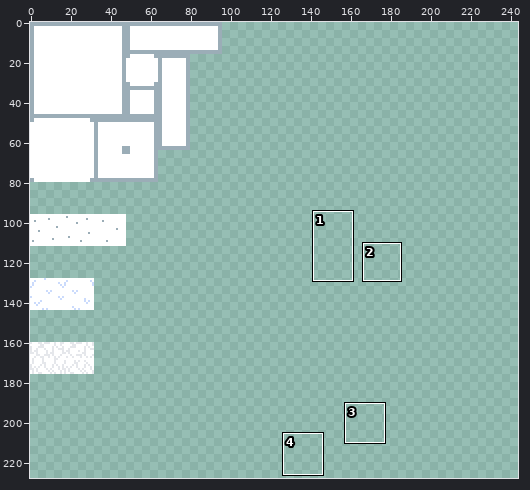
Pixel-art file, stored at Assets/Project/Tiles.aseprite. The picture above shows the old version from afar; the outline marks the close-up.
Close-up. Before the edit:
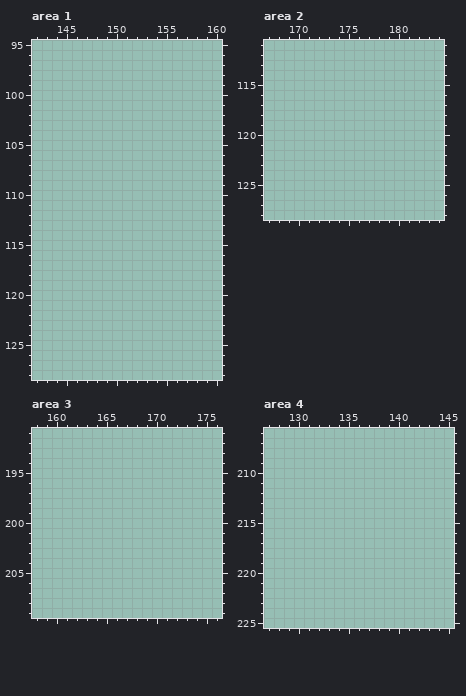
512x512 pixels, 1 frame. Shown: area 1: x 142..160, y 95..128; area 2: x 167..184, y 111..128; area 3: x 158..176, y 191..209; area 4: x 127..145, y 206..225. The wide view leaves out empty margins. The commit also changed other parts of the picture, which this record leaves out.
The same view after the edit:
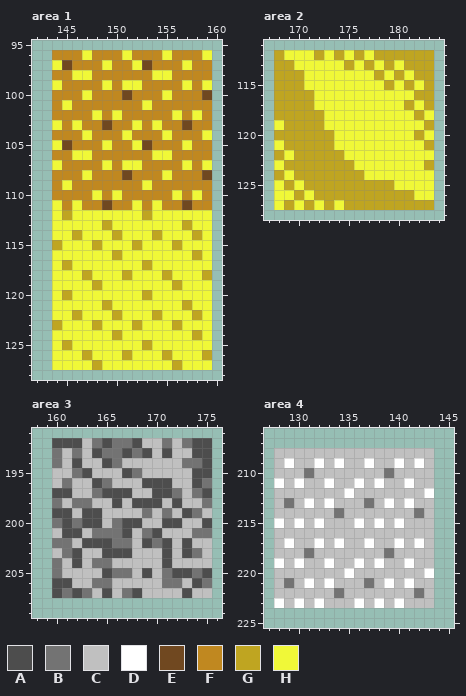
Palette (. is transparent): A #4d4d4d  B #737373  C #c0c0c0  D #ffffff  E #704820  F #c08820  G #bfa521  H #f0f838
Changes in this commit:
layer "Work/Layer 1" added
Area 1, layer "Work/Layer 1":
y 96: x 144..159 ................ -> FFFHFFFHFFFHFFFH
y 97: x 144..159 ................ -> HEFFFHFFHEFFFHFF
y 98: x 144..159 ................ -> FFHHFFFFFFHHFFFF
y 99: x 144..159 ................ -> HFFFFHFHHFFFFHFH
y 100: x 144..159 ................ -> FFFHFFFEFFFHFFFE
y 101: x 144..159 ................ -> FHFFFFFFFHFFFFFF
y 102: x 144..159 ................ -> FFFFHFHFFFFFHFHF
y 103: x 144..159 ................ -> HFHFFEFFHFHFFEFF
y 104: x 144..159 ................ -> FFFHFFFHFFFHFFFH
y 105: x 144..159 ................ -> HEFFFHFFHEFFFHFF
y 106: x 144..159 ................ -> FFHHFFFFFFHHFFFF
y 107: x 144..159 ................ -> HFFFFHFHHFFFFHFH
y 108: x 144..159 ................ -> FFFHFFFEFFFHFFFE
y 109: x 144..159 ................ -> FHFFFFFFFHFFFFFF
y 110: x 144..159 ................ -> FFFFHFHFFFFFHFHF
y 111: x 144..159 ................ -> HFHFFEFFHFHFFEFF
y 112: x 144..159 ................ -> HGHHHHHHHGHHHHHH
y 113: x 144..159 ................ -> HHHHHGHHHHHHHGHH
y 114: x 144..159 ................ -> HHGHHHGHHHGHHHGH
y 115: x 144..159 ................ -> GHHHGHHHGHHHGHHH
y 116: x 144..159 ................ -> HHHHHHGHHHHHHHGH
y 117: x 144..159 ................ -> HGHHHHHHHGHHHHHH
y 118: x 144..159 ................ -> HHHGHHHGHHHGHHHG
y 119: x 144..159 ................ -> HHHHGHHHHHHHGHHH
y 120: x 144..159 ................ -> HGHHHHHHHGHHHHHH
y 121: x 144..159 ................ -> HHHHHGHHHHHHHGHH
y 122: x 144..159 ................ -> HHGHHHGHHHGHHHGH
y 123: x 144..159 ................ -> GHHHGHHHGHHHGHHH
y 124: x 144..159 ................ -> HHHHHHGHHHHHHHGH
y 125: x 144..159 ................ -> HGHHHHHHHGHHHHHH
y 126: x 144..159 ................ -> HHHGHHHGHHHGHHHG
y 127: x 144..159 ................ -> HHHHGHHHHHHHGHHH
Area 2, layer "Work/Layer 1":
y 112: x 168..183 ................ -> GHHHGHGHGHGGGGGG
y 113: x 168..183 ................ -> GGHHHHHGHGHGHGGG
y 114: x 168..183 ................ -> GGGHHHHHHHGHGHGG
y 115: x 168..183 ................ -> GGGHHHHHHHHGHGHG
y 116: x 168..183 ................ -> GGGGHHHHHHHHHHGG
y 117: x 168..183 ................ -> GGGGHHHHHHHHHGHG
y 118: x 168..183 ................ -> GGGGGHHHHHHHHHGH
y 119: x 168..183 ................ -> HGGGGHHHHHHHHHHG
y 120: x 168..183 ................ -> GGGGGGHHHHHHHHGH
y 121: x 168..183 ................ -> HGGGGGHHHHHHHHHG
y 122: x 168..183 ................ -> GHGGGGGHHHHHHHHH
y 123: x 168..183 ................ -> HGGGGGGGHHHHHHHG
y 124: x 168..183 ................ -> GHGGGGGGGHHHHHHH
y 125: x 168..183 ................ -> HGHGGGGGGGGGHHHH
y 126: x 168..183 ................ -> HHGHGGGGGGGGGGHH
y 127: x 168..183 ................ -> HGHGHGHGGGGGGGGG
Area 3, layer "Work/Layer 1":
y 192: x 160..175 ................ -> AAACBABBACCBCBAA
y 193: x 160..175 ................ -> BCBCABBABACACCAA
y 194: x 160..175 ................ -> BCACCABCCCCCCBBA
y 195: x 160..175 ................ -> CCBACCCABCCCCCAA
y 196: x 160..175 ................ -> CBCCABCCCAAACCAB
y 197: x 160..175 ................ -> AACCBAAACCAABCBA
y 198: x 160..175 ................ -> BCBBCCACAAACACCB
y 199: x 160..175 ................ -> AACAACCCCBCBCABC
y 200: x 160..175 ................ -> BABAACBAACCAACCA
y 201: x 160..175 ................ -> CAACBBBACBACCCBB
y 202: x 160..175 ................ -> BBCAAABBCABACACC
y 203: x 160..175 ................ -> CBACCAAACCCACABC
y 204: x 160..175 ................ -> BCACBBCCCCCACCCC
y 205: x 160..175 ................ -> BCCCCABBCACBAABA
y 206: x 160..175 ................ -> AACCBBCCCCCBBCAB
y 207: x 160..175 ................ -> ABABCACBACCCCACC
Area 4, layer "Work/Layer 1":
y 208: x 128..143 ................ -> CCCCCCCCCCCCCCCC
y 209: x 128..143 ................ -> CDCCDCDCCDCCDCDC
y 210: x 128..143 ................ -> CCCBCCCCCCCBCCCC
y 211: x 128..143 ................ -> DCDCCDCCDCDCCDCC
y 212: x 128..143 ................ -> CCCCCCCDCCCCCCCD
y 213: x 128..143 ................ -> CBCDCDCCCBCDCDCC
y 214: x 128..143 ................ -> CCCCCCBCCCCCCCBC
y 215: x 128..143 ................ -> DCDCDCCCDCDCDCCC
y 216: x 128..143 ................ -> CCCCCCCCCCCCCCCC
y 217: x 128..143 ................ -> CDCCDCDCCDCCDCDC
y 218: x 128..143 ................ -> CCCBCCCCCCCBCCCC
y 219: x 128..143 ................ -> DCDCCDCCDCDCCDCC
y 220: x 128..143 ................ -> CCCCCCCDCCCCCCCD
y 221: x 128..143 ................ -> CBCDCDCCCBCDCDCC
y 222: x 128..143 ................ -> CCCCCCBCCCCCCCBC
y 223: x 128..143 ................ -> DCDCDCCCDCDCDCCC
